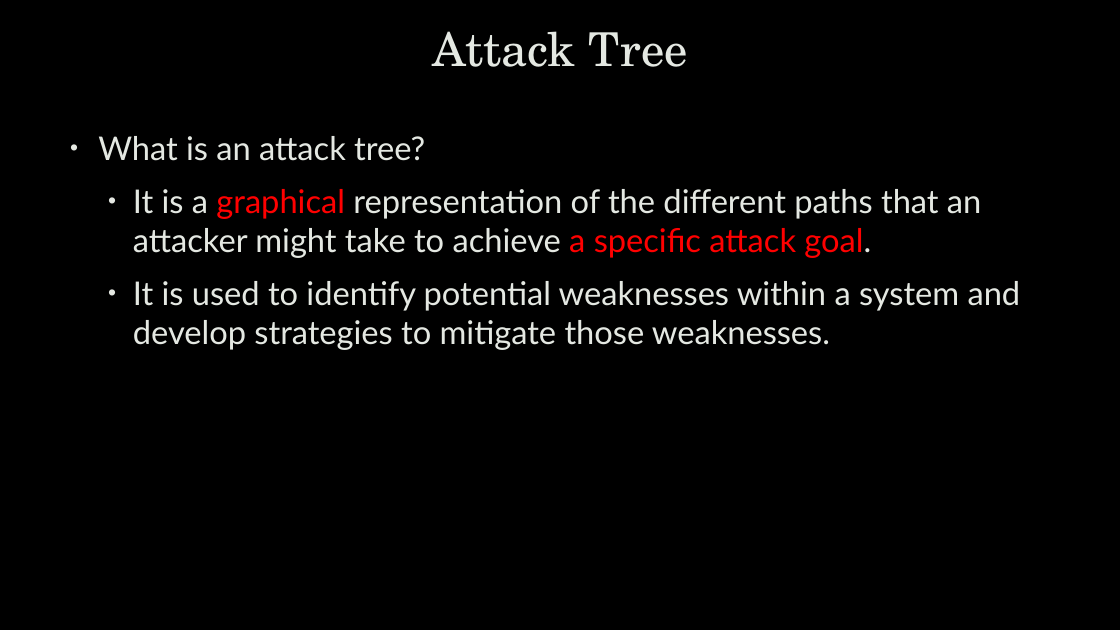
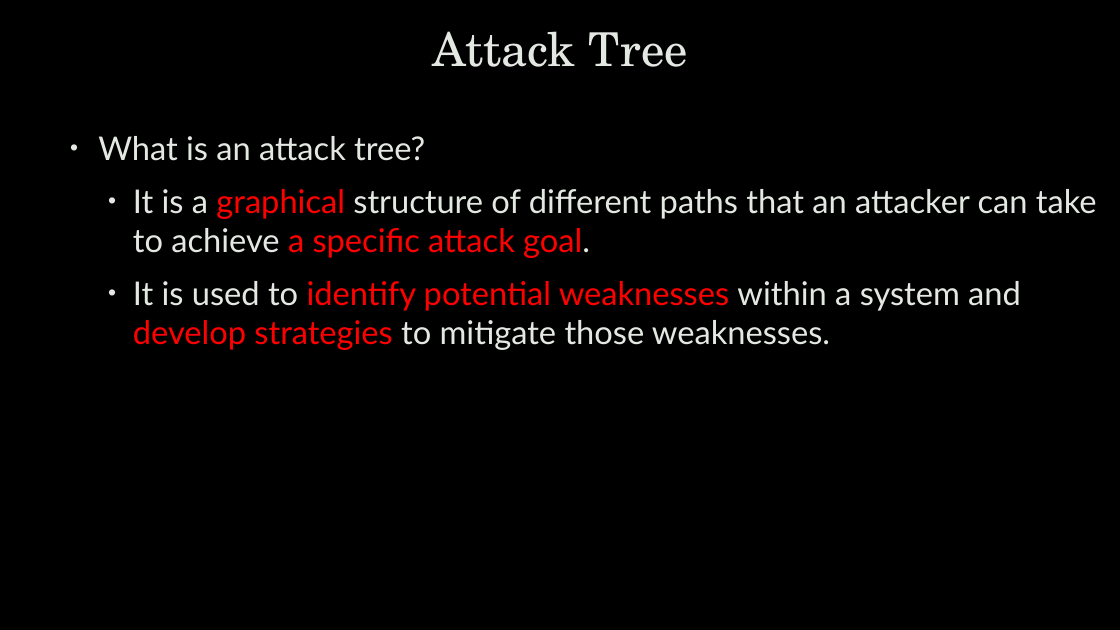
Before and after one commit to uwacyber/cits1003, a slide deck: slide 5 of cits1003-lecture_slides/CITS1003-6 Security Management-exercises.pptx. Drawn at 1120x630 pixels with LibreOffice and Linux fonts; fonts in the diff are those of the drawing; background and template pictures are left out. Boxes give left, top, right and bottom in pixels: in the first picture for what was removed or moved away, otherwise in the second. Text is boxed around its words. In the diff, an @@ line names an element or a change of style, - is before the commit and + after.

```diff
--- a/cits1003-lecture_slides/CITS1003-6 Security Management-exercises.pptx
+++ b/cits1003-lecture_slides/CITS1003-6 Security Management-exercises.pptx
@@ text at [133,189,1097,258]: text changed @@
-  • It is a graphical representation of the different paths that an attacker might take to achieve a specific attack goal.
+  • It is a graphical structure of different paths that an attacker can take to achieve a specific attack goal.
@@ text at [133,281,1021,350]: text colour #E4E8E2 to #FF0000 in "identify potential weaknesses develop strategies" @@
```
Also in this commit, not shown: 23 other slides changed, 5 slides added, 6 slides removed.
